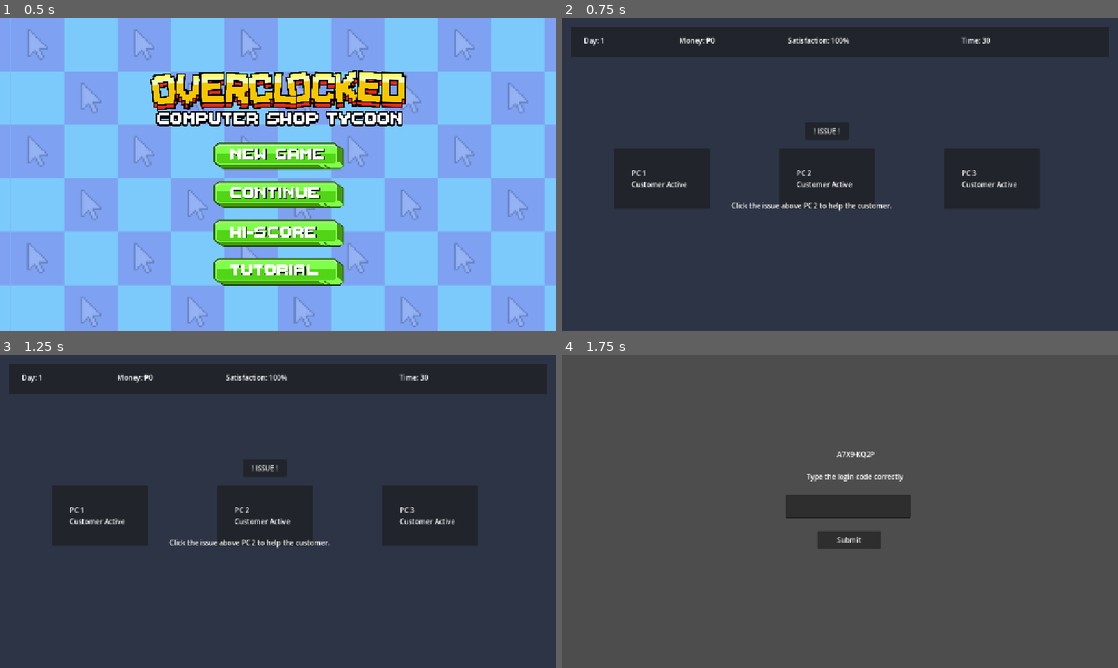
Above: before the commit, frames 1-4 (two rows, left to right).
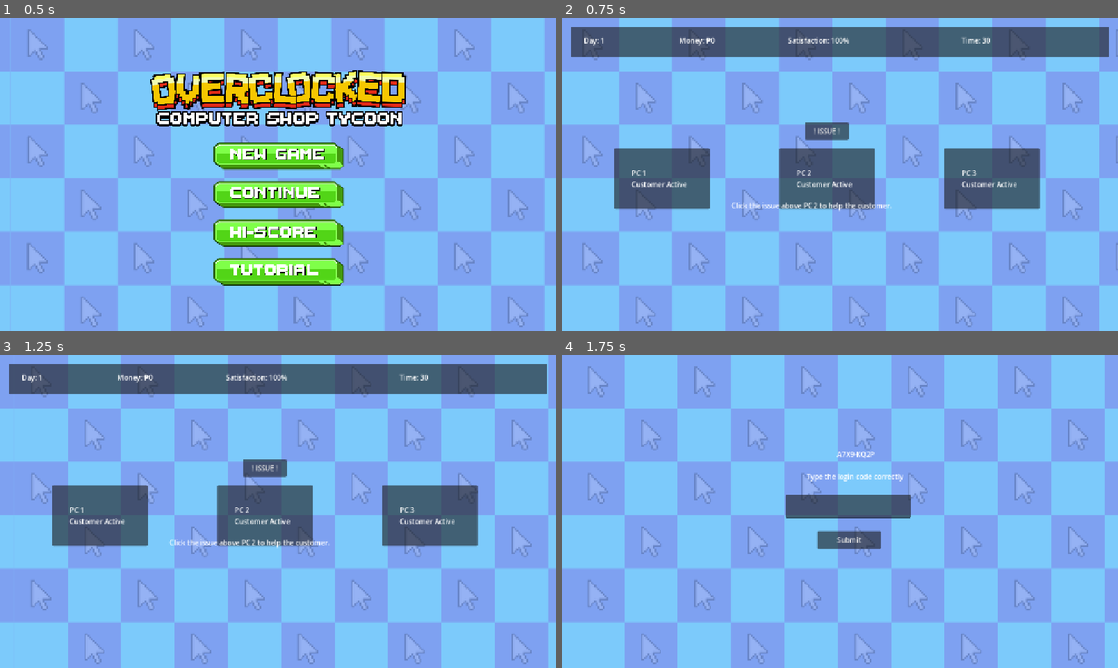
Above: after the commit, the same moments.

Repository: vinnyy-ph/gvd-project-overclocked
Game: Godot game, scene res://main_menu.tscn
Two runs of this game, one before a commit and one after it. Both use one fixed random seed, a clock stepped at 60 frames per second and the inputs below.
Inputs (mouse positions are in pixels of both pictures, inside the frame that each line leads up to):
- Up to frame 1 (0.5 s): no input
- Up to frame 2 (0.75 s): click (840, 155) at 0.5 s
- Up to frame 3 (1.25 s): no input
- Up to frame 4 (1.75 s): click "! ISSUE !" at 1.25 s

Frame 1 is identical in both runs. In frame 2, 100% of the frame differs, in the area x 0-100%, y 0-100%; in frame 3, 100%; in frame 4, 100%.

Commit message:
Add scrolling parallax background to scenes
Add a shared background texture (res://assets/images/bg.png) and Parallax2D + Sprite2D nodes to multiple UI scenes (login_minigame.tscn, malware_minigame.tscn, shop_floor.tscn, success_screen.tscn). Each scene now references the bg texture as an ext_resource and adds a Parallax2D with repeat_size Vector2(1843, 0), autoscroll Vector2(50, 0), repeat_times = 4 and a Sprite2D child (scale 1.2, centered = false). This provides a continuous horizontally scrolling background for these screens.

Diff:
--- a/login_minigame.tscn
+++ b/login_minigame.tscn
@@ -1,6 +1,7 @@
 [gd_scene format=3 uid="uid://7mlphn3lfm6j"]
 
 [ext_resource type="Script" uid="uid://chocwde4r3ge" path="res://login_minigame.gd" id="1_6iigf"]
+[ext_resource type="Texture2D" uid="uid://b1lcbhywrvugn" path="res://assets/images/bg.png" id="2_doqr6"]
 
 [node name="LoginMinigame" type="Control" unique_id=353809189]
 layout_mode = 3
@@ -8,6 +9,16 @@
 offset_right = 40.0
 offset_bottom = 40.0
 script = ExtResource("1_6iigf")
+
+[node name="Parallax2D" type="Parallax2D" parent="." unique_id=689836180]
+repeat_size = Vector2(1843, 0)
+autoscroll = Vector2(50, 0)
+repeat_times = 4
+
+[node name="Sprite2D" type="Sprite2D" parent="Parallax2D" unique_id=651494597]
+scale = Vector2(1.2, 1.2)
+texture = ExtResource("2_doqr6")
+centered = false
 
 [node name="InstructionLabel" type="Label" parent="." unique_id=1014831948]
 layout_mode = 0
--- a/malware_minigame.tscn
+++ b/malware_minigame.tscn
@@ -1,6 +1,7 @@
 [gd_scene format=3 uid="uid://cpj04rhtf7xpy"]
 
 [ext_resource type="Script" uid="uid://by3xom5uecji7" path="res://malware_minigame.gd" id="1_68ddy"]
+[ext_resource type="Texture2D" uid="uid://b1lcbhywrvugn" path="res://assets/images/bg.png" id="2_s8nye"]
 
 [node name="MalwareMinigame" type="Control" unique_id=1541288253]
 layout_mode = 3
@@ -19,6 +20,16 @@
 grow_horizontal = 2
 grow_vertical = 2
 color = Color(0.003921569, 0.003921569, 0.13333334, 1)
+
+[node name="Parallax2D" type="Parallax2D" parent="Background" unique_id=1883616677]
+repeat_size = Vector2(1843, 0)
+autoscroll = Vector2(50, 0)
+repeat_times = 4
+
+[node name="Sprite2D" type="Sprite2D" parent="Background/Parallax2D" unique_id=348265100]
+scale = Vector2(1.2, 1.2)
+texture = ExtResource("2_s8nye")
+centered = false
 
 [node name="TitleLabel" type="Label" parent="." unique_id=1299558940]
 layout_mode = 0
--- a/shop_floor.tscn
+++ b/shop_floor.tscn
@@ -1,6 +1,7 @@
 [gd_scene format=3 uid="uid://cfshqsr48kw0i"]
 
 [ext_resource type="Script" uid="uid://b37vrvukko5tn" path="res://shop_floor.gd" id="1_2gf8h"]
+[ext_resource type="Texture2D" uid="uid://b1lcbhywrvugn" path="res://assets/images/bg.png" id="2_de7e8"]
 
 [node name="ShopFloor" type="Control" unique_id=1981320479]
 layout_mode = 3
@@ -19,6 +20,16 @@
 grow_horizontal = 2
 grow_vertical = 2
 color = Color(0.1764706, 0.20392157, 0.27058825, 1)
+
+[node name="Parallax2D" type="Parallax2D" parent="Background" unique_id=1125161586]
+repeat_size = Vector2(1843, 0)
+autoscroll = Vector2(50, 0)
+repeat_times = 4
+
+[node name="Sprite2D" type="Sprite2D" parent="Background/Parallax2D" unique_id=439718941]
+scale = Vector2(1.2, 1.2)
+texture = ExtResource("2_de7e8")
+centered = false
 
 [node name="PCArea" type="Control" parent="." unique_id=2082298320]
 anchors_preset = 0
--- a/success_screen.tscn
+++ b/success_screen.tscn
@@ -1,6 +1,7 @@
 [gd_scene format=3 uid="uid://dm4uwb6idnn2g"]
 
 [ext_resource type="Script" uid="uid://buo8xql6f5tbg" path="res://success_screen.gd" id="1_6brds"]
+[ext_resource type="Texture2D" uid="uid://b1lcbhywrvugn" path="res://assets/images/bg.png" id="2_xc7ra"]
 
 [node name="SuccessScreen" type="Control" unique_id=1819362700]
 layout_mode = 3
@@ -19,6 +20,16 @@
 grow_horizontal = 2
 grow_vertical = 2
 color = Color(0.07683582, 0.07683582, 0.07683582, 1)
+
+[node name="Parallax2D" type="Parallax2D" parent="Background" unique_id=1046677972]
+repeat_size = Vector2(1843, 0)
+autoscroll = Vector2(50, 0)
+repeat_times = 4
+
+[node name="Sprite2D" type="Sprite2D" parent="Background/Parallax2D" unique_id=929381440]
+scale = Vector2(1.2, 1.2)
+texture = ExtResource("2_xc7ra")
+centered = false
 
 [node name="Panel" type="Panel" parent="." unique_id=282960187]
 layout_mode = 0
